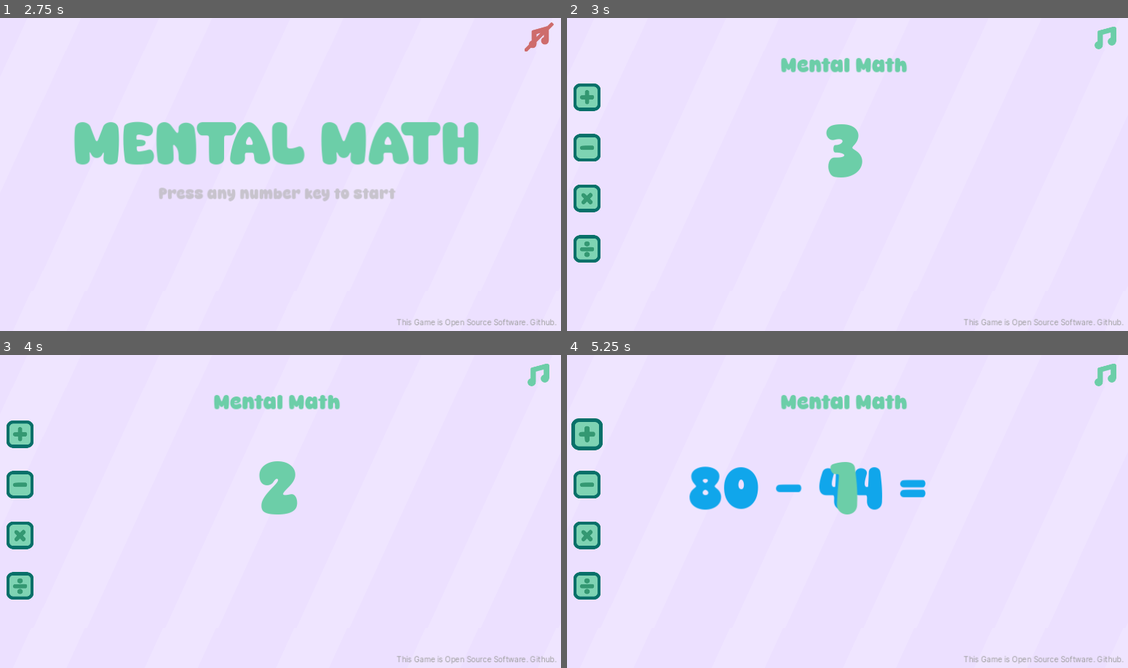
Above: before the commit, frames 1-4 (two rows, left to right).
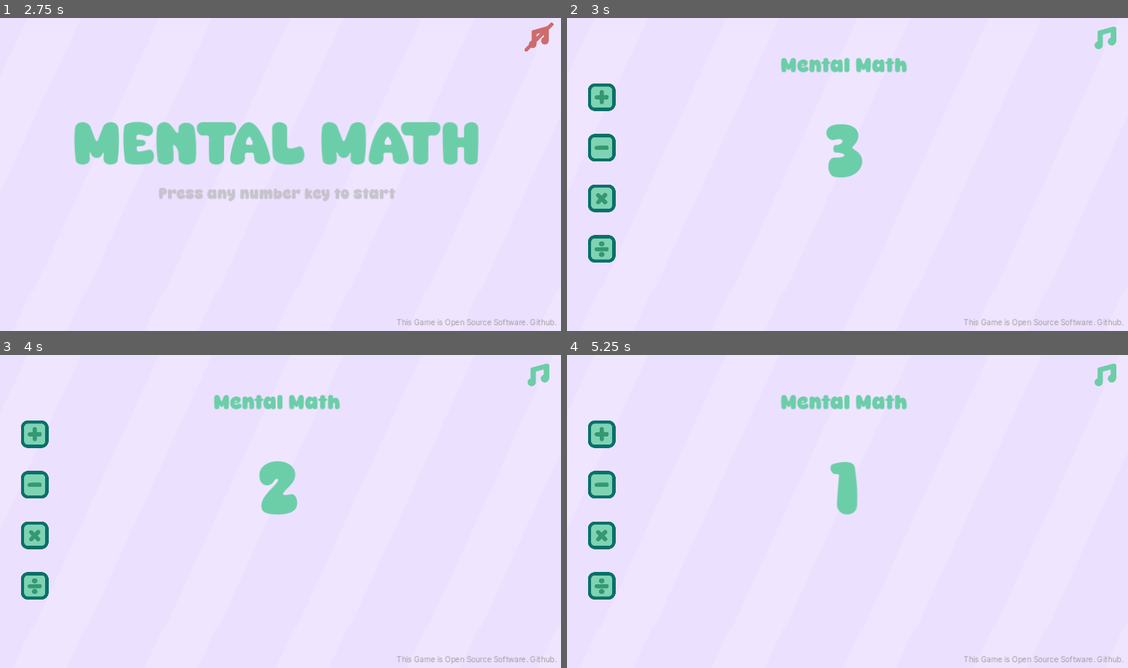
Above: after the commit, the same moments.

Repository: muhdsalm/mental-math-website
Game: Godot game, scene res://scenes/start_screen.tscn
Two runs of this game, one before a commit and one after it. Both use one fixed random seed, a clock stepped at 60 frames per second and the inputs below.
Inputs (mouse positions are in pixels of both pictures, inside the frame that each line leads up to):
- Up to frame 1 (2.75 s): click (538, 36) at 0.5 s; click (538, 36) at 1.25 s; click (538, 36) at 2 s
- Up to frame 2 (3 s): tap Enter at 2.75 s; move the mouse to (970, 155) at 2.77 s; tap 1 (any_number_key) at 2.85 s
- Up to frame 3 (4 s): click (471, 489) at 3.52 s; type "12" at 3.6 s
- Up to frame 4 (5.25 s): click (589, 433) at 4.27 s; click (589, 433) at 5.02 s

Frame 1 is identical in both runs. In frame 2, 2.3% of the frame differs, in the area x 1-9%, y 20-79%; in frame 3, 2.3%; in frame 4, 4.8%, in the area x 0-64%, y 20-79%.
Error before the commit: Trying to assign value of type 'Nil' to a variable of type 'bool'. (res://scenes/main_scene.gd:31)

Commit message:
Fix numpad and maths buttons sizes on android

Diff:
--- a/scenes/main_scene.gd
+++ b/scenes/main_scene.gd
@@ -18,7 +18,7 @@
 
 @export var muted = false
 
-@export var is_ios_or_android: bool
+var is_ios_or_android
 
 # Called when the node enters the scene tree for the first time.
 func _ready() -> void:
@@ -30,8 +30,10 @@
 
 	is_ios_or_android = JavaScriptBridge.eval("/Android|webOS|iPhone|iPad|iPod|BlackBerry|IEMobile|Opera Mini/i.test(navigator.userAgent)", true)
 	if is_ios_or_android:
-		$Numpads.visible = true
-		$Numpads2.visible = true
+		if get_viewport_rect().size.x > get_viewport_rect().size.y:
+			$Numpads.visible = true
+		else:
+			$Numpads2.visible = true
 
 
 # Called every frame. 'delta' is the elapsed time since the previous frame.
@@ -39,7 +41,7 @@
 	$Question.position.x = get_viewport_rect().size.x / 2
 	$"Question Marker2".position.x = get_viewport_rect().size.x / 2
 	$QuestionStopwatch.position.x = get_viewport_rect().size.x / 2
-	$"Math Buttons".position.x = get_viewport_rect().size.x * 0.058159722
+	$"Math Buttons".position.x = get_viewport_rect().size.x * 0.083333333
 	$"Math Buttons".position.y = get_viewport_rect().size.y / 2
 	$AudioButton.position.x = get_viewport_rect().size.x * 0.953993056
 	$OpenSourceDisclaimer.position.x = get_viewport_rect().size.x * 0.842013889
--- a/scenes/main_scene.tscn
+++ b/scenes/main_scene.tscn
@@ -202,7 +202,7 @@
 text = "1"
 
 [node name="Math Buttons" type="Node2D" parent="."]
-position = Vector2(67, 324)
+position = Vector2(96, 324)
 metadata/_edit_group_ = true
 
 [node name="Addition Button" type="Node2D" parent="Math Buttons"]
@@ -699,7 +699,8 @@
 
 [node name="Numpads2" type="Node2D" parent="."]
 visible = false
-position = Vector2(594, 746)
+position = Vector2(594, 946)
+scale = Vector2(2.5, 2.5)
 script = ExtResource("24_2lfe6")
 metadata/_edit_group_ = true
 
